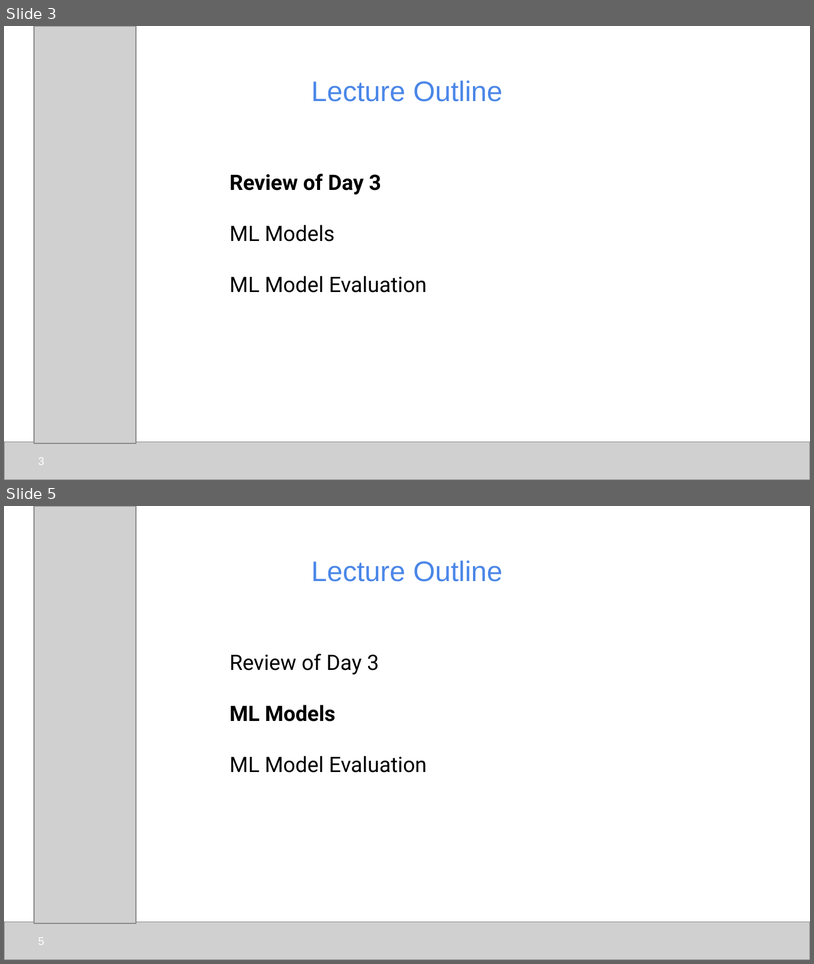
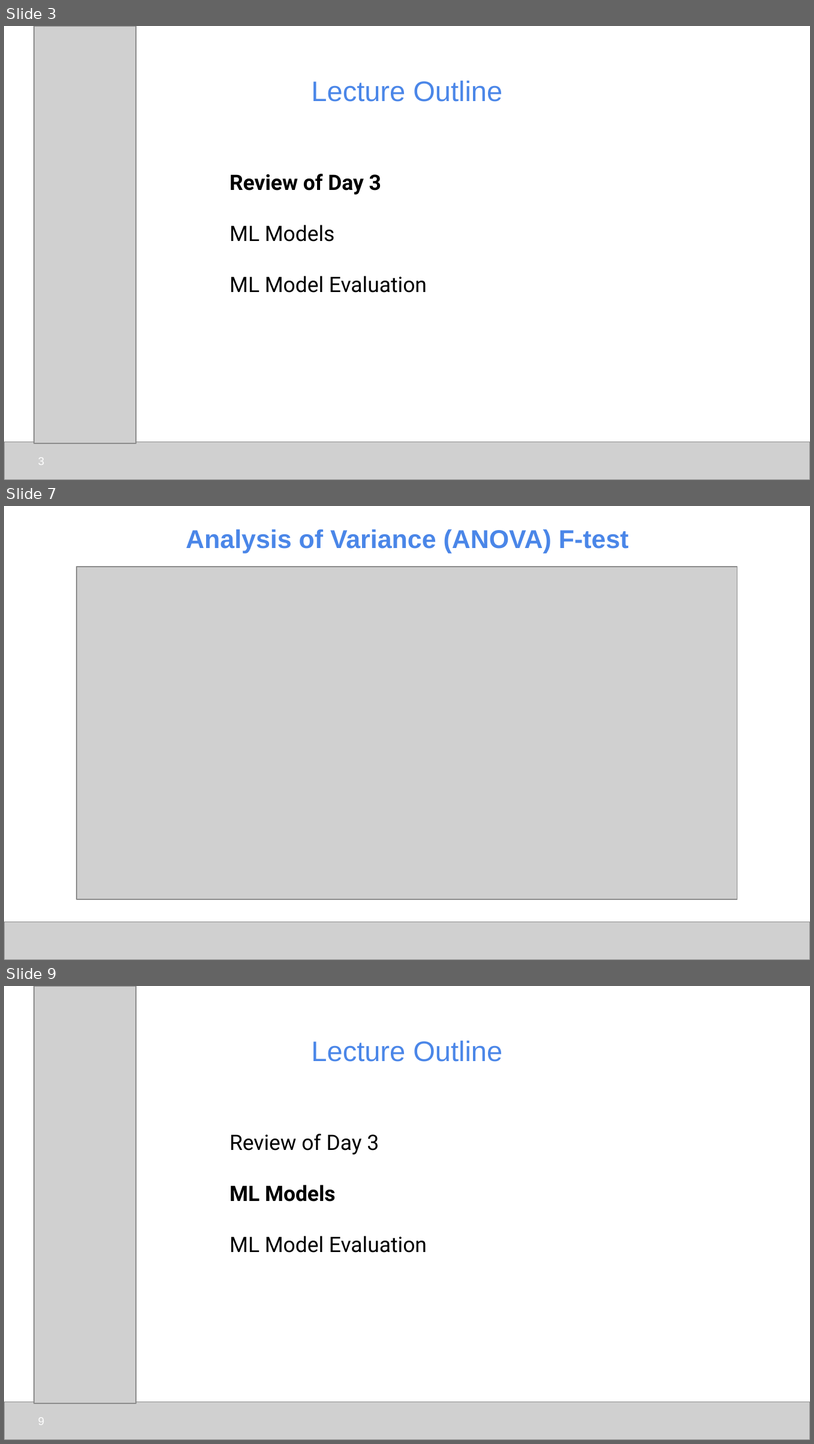
Before and after one commit to udel-cbcb/al_ml_workshop, a slide deck: Day_4/Lectures/Day_4_Lecture_1_ML_Models_and_Model_Evaluation.pptx. Shown one above the other, each under a label of ours: slides 3 and 5 before the commit, slides 3, 7 and 9 after it; the slides between them are not shown. The pictures are 814x964 and 814x1444 pixels, drawn with LibreOffice and Linux fonts; fonts in the diff are those of the drawing; grey boxes stand for pictures. Boxes give left, top, right and bottom in pixels: in the first picture for what was removed or moved away, otherwise in the second. Text is boxed around its words. In the diff, an @@ line names an element or a change of style, - is before the commit and + after.

```diff
--- a/Day_4/Lectures/Day_4_Lecture_1_ML_Models_and_Model_Evaluation.pptx
+++ b/Day_4/Lectures/Day_4_Lecture_1_ML_Models_and_Model_Evaluation.pptx
@@ slide 7 added at (4, 506, 810, 960), background #FFFFFF @@
@@ text added at (186, 529, 629, 553), 23 pt, text #4A86E8, bold @@
+Analysis of Variance (ANOVA) F-test
@@ picture added at (77, 567, 738, 899) @@
@@ picture added at (4, 921, 810, 959) @@
@@ what was slide 5 is now slide 9 @@
@@ page number at (38, 1417, 44, 1425): text changed @@
-5
+9
```
Also in this commit, not shown: 1 slide changed, 3 other slides added, 1 other file.
